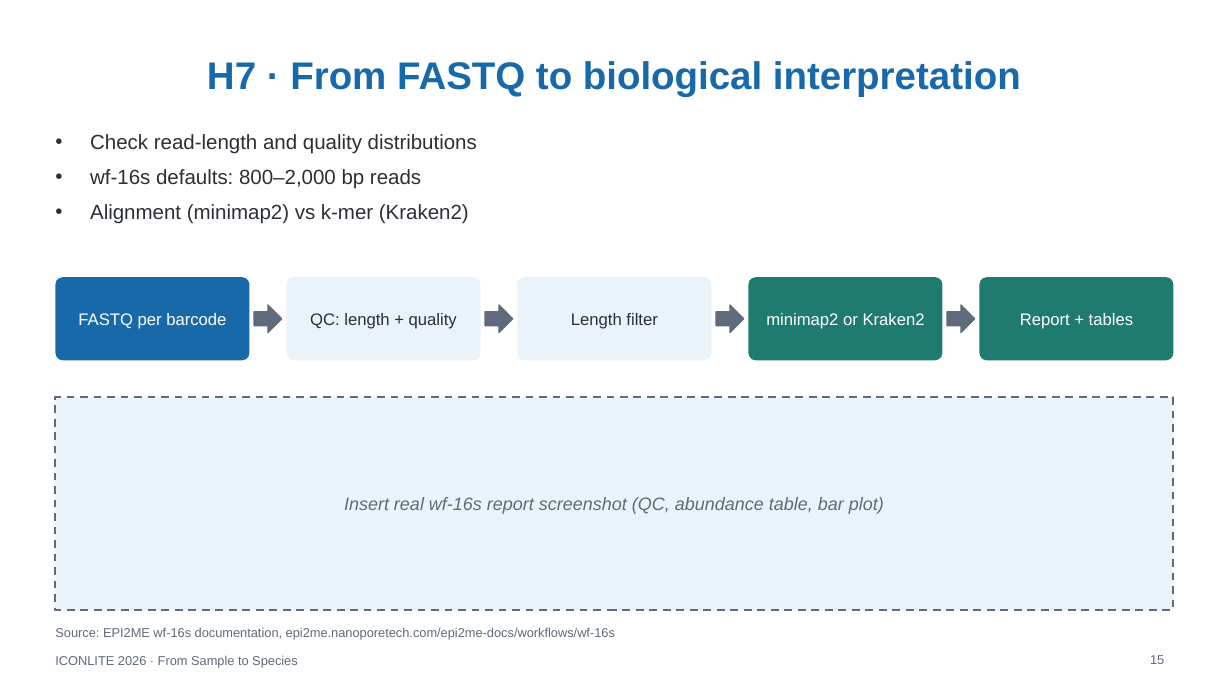
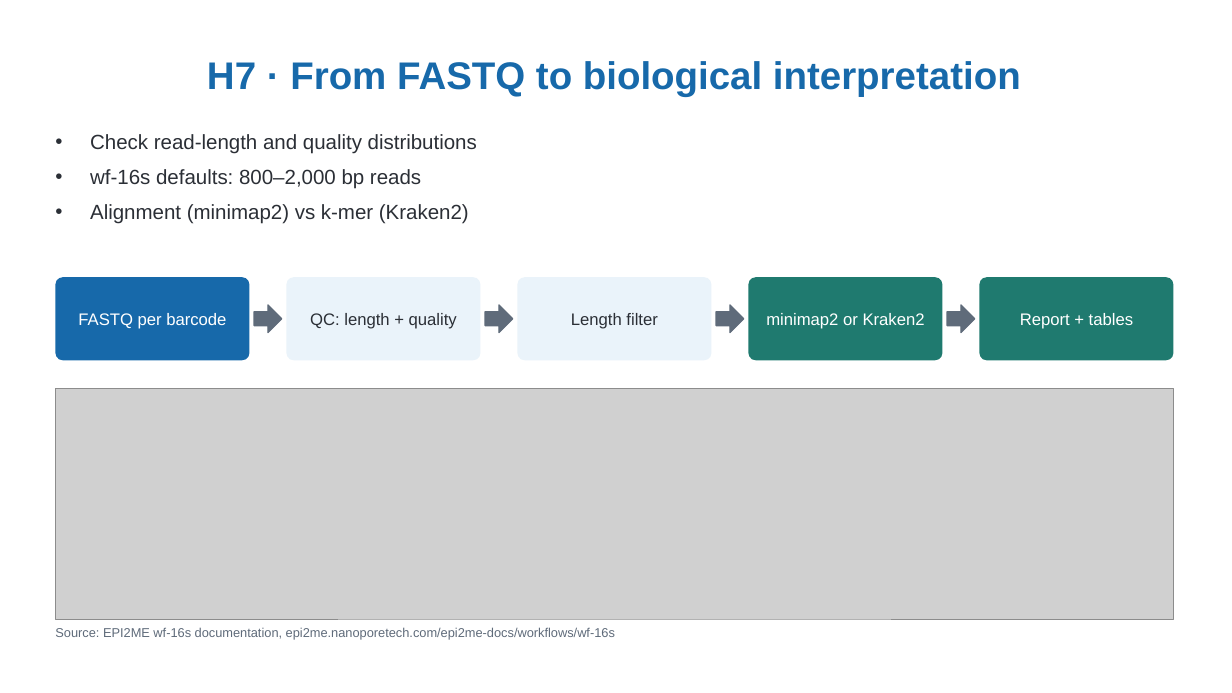
Before and after one commit to WhyAdr/ICONLITE-2026, a slide deck: slide 15 of ICONLITE_ONT_Amplicon_Sequencing_Workshop.pptx. Drawn at 1232x693 pixels with LibreOffice and Linux fonts; fonts in the diff are those of the drawing; grey boxes stand for pictures. Boxes give left, top, right and bottom in pixels: in the first picture for what was removed or moved away, otherwise in the second. Text is boxed around its words. In the diff, an @@ line names an element or a change of style, - is before the commit and + after.

Commit message:
Resolve Claude critiques: remove footers/numbers, embed real MinKNOW/EPI2ME screenshots, fix protocol discrepancies, and regenerate handbook DOCX/PDF

```diff
--- a/ICONLITE_ONT_Amplicon_Sequencing_Workshop.pptx
+++ b/ICONLITE_ONT_Amplicon_Sequencing_Workshop.pptx
@@ picture added at box(55, 388, 1174, 619) @@
@@ rectangle removed at box(55, 397, 1174, 610) @@
-Insert real wf-16s report screenshot (QC, abundance table, bar plot)
@@ text removed at box(55, 655, 298, 668) @@
-ICONLITE 2026 · From Sample to Species
@@ page number removed at box(1150, 655, 1164, 664) @@
-15
```
Also in this commit, not shown: 21 other slides changed, 1 slide added, 1 slide removed, 18 other files.
